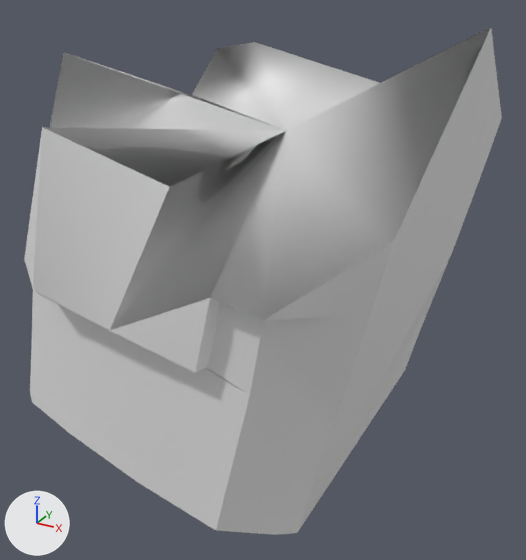
Renders of the OBJ model src/main/resources/assets/kn8/meshes/mina/hand_left.obj from each side of a commit.
The view is the same before and after, from a 50 mm lens placed at (-0.16, -0.195, 0.864), pointed at (-0.303, 0.066, 0.734). Lighting does not change. The marker at lower left points along +X, +Y and +Z. The older version comes first. Where no turn or scale is listed for an object, it has been applied to the vertices. Vertices at exactly the same position are counted once.

In view in the first picture: 'hand_left'.
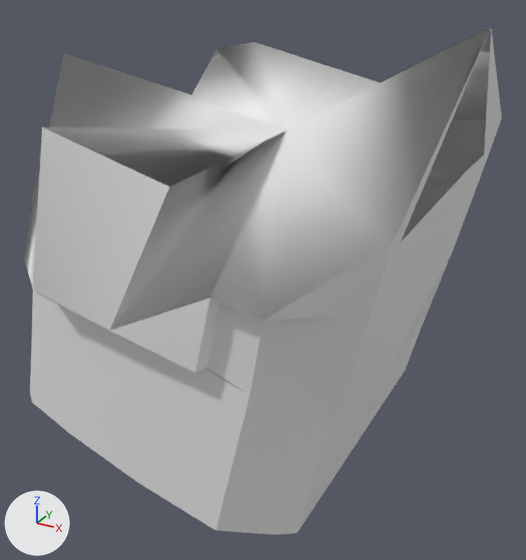
Pixel boxes [x1, y1, x2, y2] of what changed, in the pictures (526 x 560 px; the box of a moved part takes in the faces that stretch with it):
part 1 of me_hand_left, moved or reshaped
    before: [75, 28, 491, 308]
    after: [75, 56, 484, 308]

What the commit changed:
me_hand_left is used by ob_hand_left; location (0.0, 0.0, 0.0).
Verts and faces of me_hand_left; kept vertices keep their numbers, new ones are numbered from 112.
Before the commit, vertices of me_hand_left: 0 (-0.215, 0.057, 0.845) at pixel (491, 26), 3 (-0.241, 0.151, 0.806), 4 (-0.231, 0.008, 0.761) at pixel (372, 308), 5 (-0.231, 0.151, 0.773) at pixel (483, 169), 6 (-0.241, 0.152, 0.73) at pixel (452, 251).
Before the commit, vertices of me_hand_left: 11 (-0.244, 0.168, 0.802), 62 (-0.337, -0.021, 0.815) at pixel (42, 127), 79 (-0.369, -0.008, 0.757) at pixel (24, 259), 90 (-0.376, 0.123, 0.801) at pixel (191, 95), 92 (-0.369, 0.025, 0.832) at pixel (63, 52).
Before the commit, vertices of me_hand_left: 111 (-0.297, 0.076, 0.799) at pixel (286, 130).
me_hand_left had 112 vertices, 220 faces and spanned x -0.397..-0.215, y -0.021..0.168, z 0.656..0.845.
me_hand_left now has 115 vertices, 222 faces and spans x -0.397..-0.215, y -0.021..0.168, z 0.656..0.845.
Part 1, on me_hand_left:
Faces deleted: (0, 4, 6), (0, 6, 5), (3, 111, 11), (90, 111, 92), (62, 111, 79).
New vertex 112 is at (-0.227, 0.02, 0.781), pixel (400, 242).
New vertex 113 is at (-0.229, 0.107, 0.783), pixel (466, 171).
New vertex 114 is at (-0.229, 0.137, 0.784), pixel (484, 154).
New faces: (3, 11, 111), (90, 92, 111), (62, 79, 111), (4, 6, 112), (6, 113, 112), (5, 114, 113).
New faces: (5, 113, 6).
